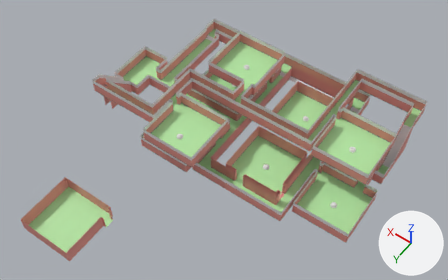
The Blender file assets/environment/level_one.blend as it was, and as the next commit left it.
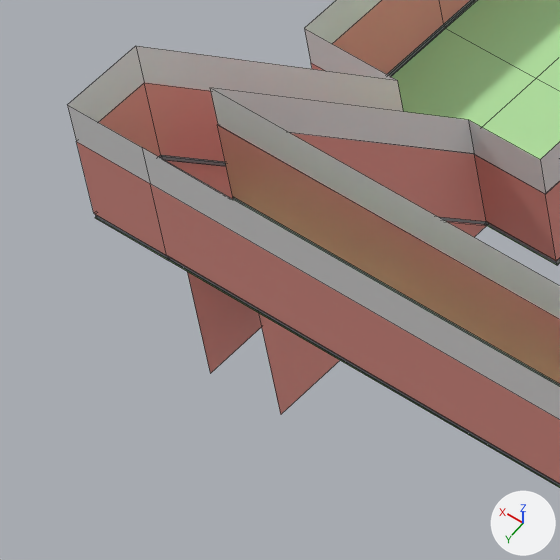
The first picture shows the older version from a 50 mm camera at (-21.4, 66.7, 79.0) aimed at (12.4, 19.3, 4.5). The close-ups show both versions on the part from 19% to 31% of the width and 25% to 44% of the height of that picture; other places that the commit changed are outside them. Arrows for +X, +Y and +Z are at lower right; the lights stay in place. The close-ups show mesh edges as thin lines.

In view in the first close-up: 'floor-col'.
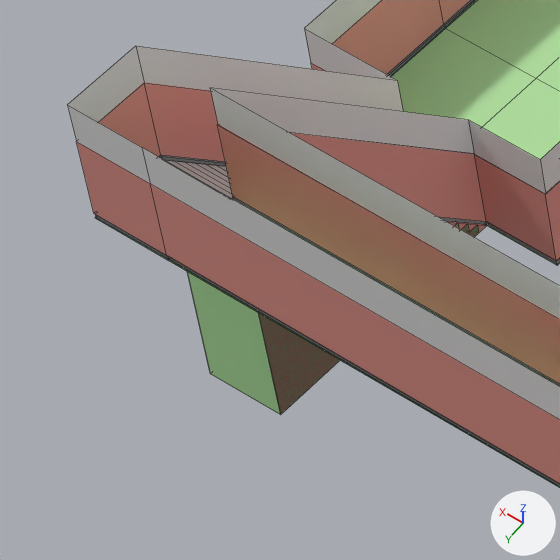
What differs and where, as boxes [x1, y1, x2, y2] in the close-ups (560 x 560 px):
'stairs_05', shown: after [187, 223, 478, 415]
part 1 of me_plane, recoloured: [165, 160, 230, 184] in both

The change in detail:
me_plane has 1253 vertices, 1153 faces and spans x -10.5..37.0, y -3.5..26.5, z 0.0..7.5.
me_plane is used by ob_floor_col; location (0.0, 0.0, 0.0).
me_plane part 1: 1 face spanning x 33.5..35.0, y 17.0..22.0, z 0.0..5.0 switches from mat_walls (pink #e7978d) to mat_transparent (white #e7e7e7).
Object 'stairs_05' (ob_stairs_05) is now shown.
